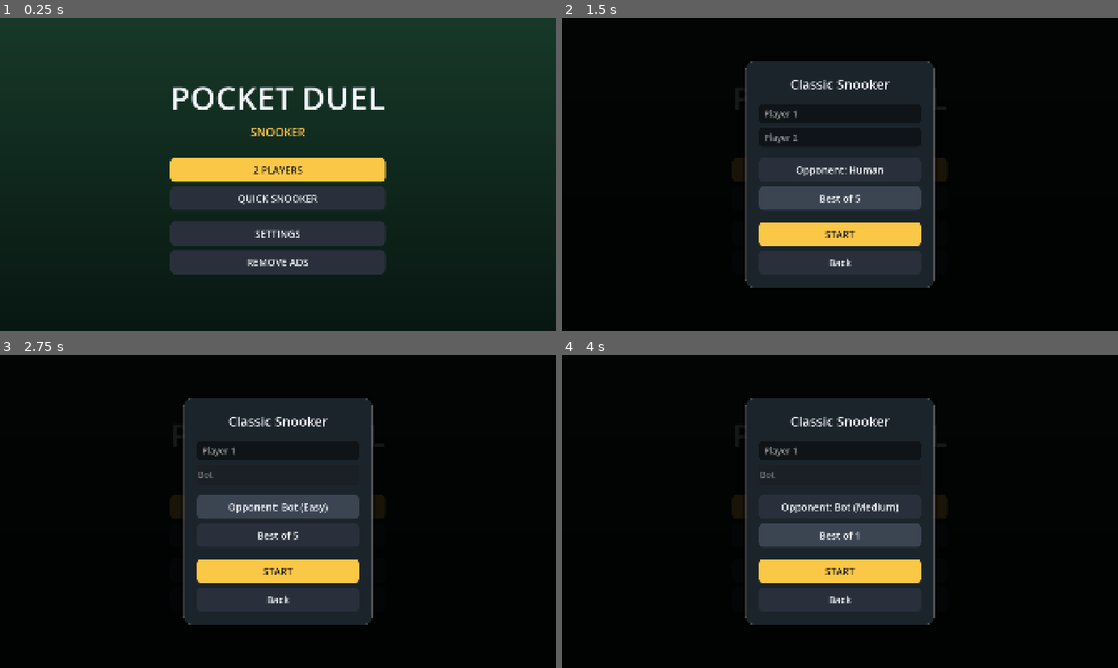
Above: before the commit, frames 1-4 (two rows, left to right).
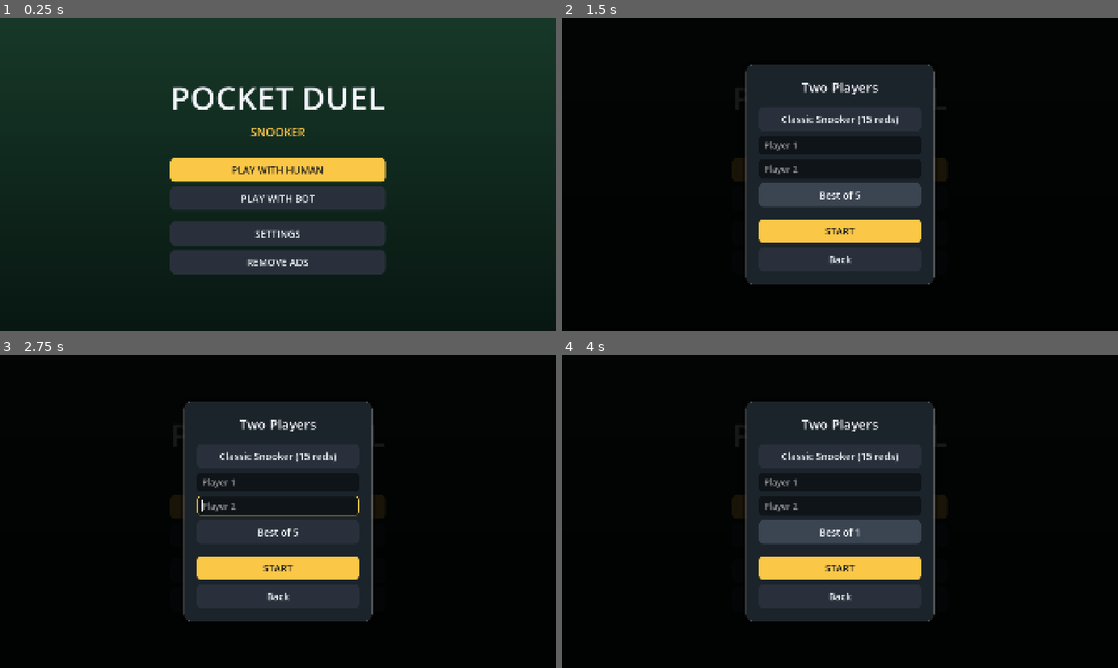
Above: after the commit, the same moments.

Repository: SaadiDK-003/pocket_duel
Game: Godot game, scene res://scenes/main_menu/main_menu.tscn
The game is run twice, just before and just after one commit, with the same random seed, the same clock (stepped at 60 frames per second) and the same inputs.
Inputs (mouse positions are in pixels of both pictures, inside the frame that each line leads up to):
- Up to frame 1 (0.25 s): no input
- Up to frame 2 (1.5 s): click (840, 171) at 0.5 s, where only the run before the commit has a clickable "2 PLAYERS"; click (840, 199) at 1.25 s, where only the run before the commit has a clickable "QUICK SNOOKER"
- Up to frame 3 (2.75 s): click (278, 508) at 2 s, where only the run after the commit has a clickable "PLAY WITH HUMAN"
- Up to frame 4 (4 s): click (840, 508) at 2.75 s, where only the run after the commit has a clickable "PLAY WITH HUMAN"; click (840, 536) at 3.5 s, where only the run after the commit has a clickable "PLAY WITH BOT"

The runs differ from the first frame. In frame 1, 0.5% of the frame differs, in the area x 41-59%, y 47-60%; in frame 2, 6.2%, in the area x 32-68%, y 13-87%; in frame 3, 5.8%; in frame 4, 5.8%.

Commit message:
Restructure menu: choose opponent first, then mode inside
- Main menu: 'Play with Human' / 'Play with Bot' (opponent is explicit, no more
  Bot hiding under '2 Players')
- Pre-match modal now adapts: Classic/Quick mode selector + names (2 fields for
  human, or your name + Difficulty selector for bot) + best-of
- Verified both modals render correctly

Co-Authored-By: Claude Opus 4.8 <noreply@anthropic.com>

Diff:
--- a/scripts/main_menu/main_menu.gd
+++ b/scripts/main_menu/main_menu.gd
@@ -50,8 +50,8 @@
 	_title(vb, "POCKET DUEL", 112, TEXT)
 	_title(vb, "SNOOKER", 40, ACCENT)
 	_spacer(vb, 30)
-	_button(vb, "2 PLAYERS", func(): _show_name_entry("Classic"), true)
-	_button(vb, "QUICK SNOOKER", func(): _show_name_entry("Quick"), false)
+	_button(vb, "PLAY WITH HUMAN", func(): _show_prematch(false), true)
+	_button(vb, "PLAY WITH BOT", func(): _show_prematch(true), false)
 	_spacer(vb, 8)
 	_button(vb, "SETTINGS", _show_settings, false)
 	_button(vb, "REMOVE ADS", func(): _toast_show("Remove Ads — coming in a later phase"), false)
@@ -186,32 +186,43 @@
 	return le
 
 
-# ------------------------------------------------------------------ Name entry
-func _show_name_entry(mode: String) -> void:
+# ------------------------------------------------------------------ Pre-match
+## Opponent is already chosen on the main menu (is_bot). Here we pick the mode,
+## names, difficulty (bot only), and best-of.
+func _show_prematch(is_bot: bool) -> void:
+	GameState.vs_ai = is_bot
+	if GameState.mode != "Classic" and GameState.mode != "Quick":
+		GameState.mode = "Classic"
+
 	var vb := _open_modal()
-	_title(vb, "%s Snooker" % mode, 46, TEXT)
+	_title(vb, "Vs Bot" if is_bot else "Two Players", 46, TEXT)
 	_spacer(vb, 6)
+
+	# Mode selector (Classic / Quick).
+	var mode_btn := _button(vb, "", func(): pass, false)
+	var mode_label := func() -> String:
+		return "Classic Snooker (15 reds)" if GameState.mode == "Classic" else "Quick Snooker (6 reds)"
+	mode_btn.text = mode_label.call()
+	mode_btn.pressed.connect(func():
+		GameState.mode = "Quick" if GameState.mode == "Classic" else "Classic"
+		mode_btn.text = mode_label.call())
+
 	var le1 := _field(vb, "Player 1")
-	var le2 := _field(vb, "Player 2")
-	_spacer(vb, 6)
-
-	var opp_labels := ["Opponent: Human", "Opponent: Bot (Easy)",
-		"Opponent: Bot (Medium)", "Opponent: Bot (Hard)"]
-	var opp_btn := _button(vb, "", func(): pass, false)
-	var apply_opp := func(idx: int):
-		GameState.vs_ai = idx > 0
-		GameState.ai_difficulty = maxi(0, idx - 1)
-		opp_btn.text = opp_labels[idx]
-		le2.editable = not GameState.vs_ai
-		if GameState.vs_ai:
-			le2.text = "Bot"
-		elif le2.text == "Bot":
-			le2.text = ""
-	apply_opp.call((GameState.ai_difficulty + 1) if GameState.vs_ai else 0)
-	opp_btn.pressed.connect(func():
-		var cur := (GameState.ai_difficulty + 1) if GameState.vs_ai else 0
-		apply_opp.call((cur + 1) % opp_labels.size()))
-
+	var le2: LineEdit = null
+	if is_bot:
+		# Difficulty selector.
+		var diff_names := ["Easy", "Medium", "Hard"]
+		var diff_btn := _button(vb, "", func(): pass, false)
+		var diff_label := func() -> String:
+			return "Difficulty: %s" % diff_names[clampi(GameState.ai_difficulty, 0, 2)]
+		diff_btn.text = diff_label.call()
+		diff_btn.pressed.connect(func():
+			GameState.ai_difficulty = (GameState.ai_difficulty + 1) % 3
+			diff_btn.text = diff_label.call())
+	else:
+		le2 = _field(vb, "Player 2")
+
+	# Best-of selector.
 	var bo_values := [1, 3, 5]
 	var bo_btn := _button(vb, "Best of %d" % GameState.best_of, func(): pass, false)
 	bo_btn.pressed.connect(func():
@@ -220,22 +231,17 @@
 		bo_btn.text = "Best of %d" % GameState.best_of)
 
 	_spacer(vb, 10)
-	_button(vb, "START", func(): _begin_match(mode, le1.text, le2.text), true)
+	_button(vb, "START", func(): _begin_match(le1.text, "" if le2 == null else le2.text), true)
 	_button(vb, "Back", _close_modal, false)
 
 
-func _begin_match(mode: String, n1: String, n2: String) -> void:
+func _begin_match(n1: String, n2: String) -> void:
 	var name1 := n1.strip_edges()
 	var name2 := n2.strip_edges()
 	GameState.names = [
 		name1 if name1 != "" else "Player 1",
 		"Bot" if GameState.vs_ai else (name2 if name2 != "" else "Player 2"),
 	]
-	_start(mode)
-
-
-func _start(mode: String) -> void:
-	GameState.mode = mode
 	get_tree().change_scene_to_file(GAME_SCENE)
 
 
